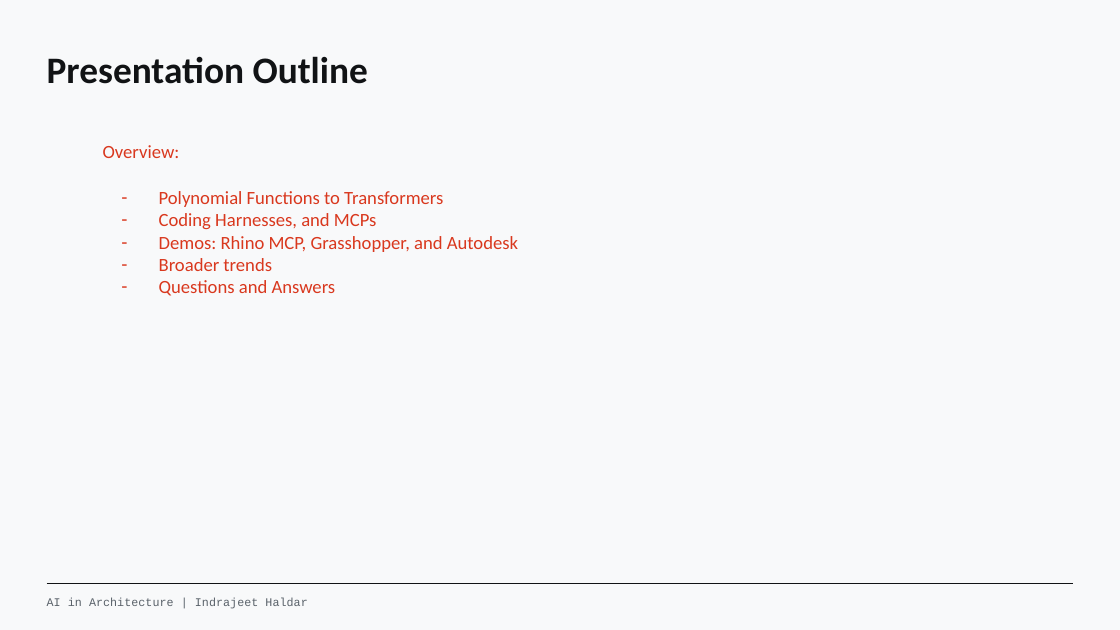
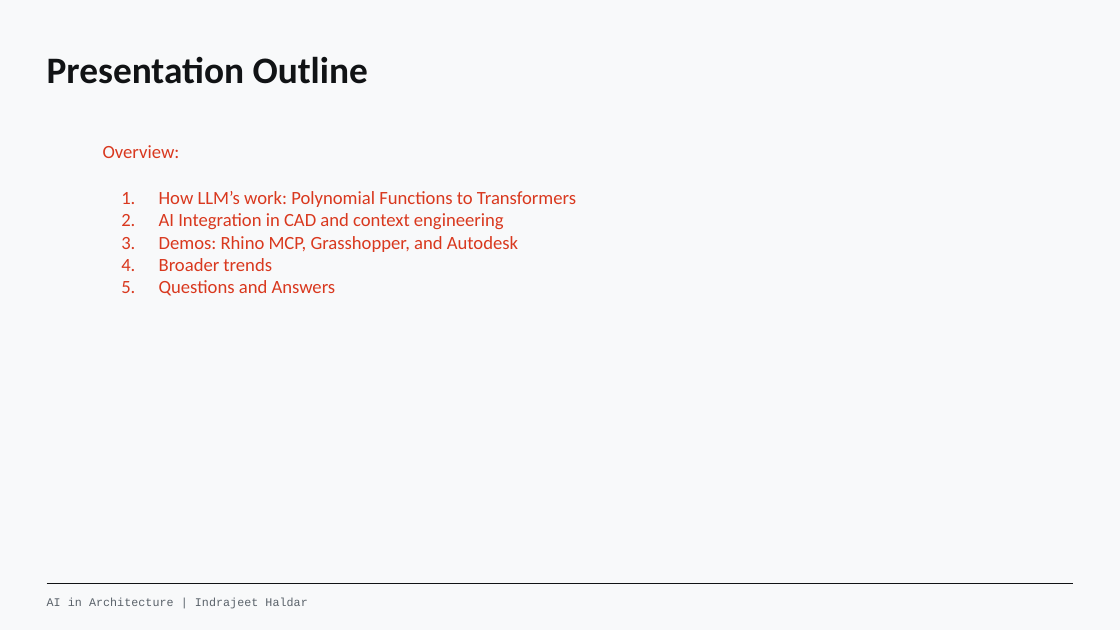
Before and after one commit to range-et/AI_arch_resources, a slide deck: slide 3 of AI in Architecture - Presentation.pptx. Drawn at 1120x630 pixels with LibreOffice and Linux fonts; fonts in the diff are those of the drawing; background and template pictures are left out. Boxes give left, top, right and bottom in pixels: in the first picture for what was removed or moved away, otherwise in the second. Text is boxed around its words. In the diff, an @@ line names an element or a change of style, - is before the commit and + after.

```diff
--- a/AI in Architecture - Presentation.pptx
+++ b/AI in Architecture - Presentation.pptx
@@ text at (159, 191, 576, 229): text changed @@
-– Polynomial Functions to Transformers
-– Coding Harnesses, and MCPs
+1. How LLM’s work: Polynomial Functions to Transformers
+2. AI Integration in CAD and context engineering
```
Also in this commit, not shown: 3 slides added, 1 slide removed, 41 other files.
